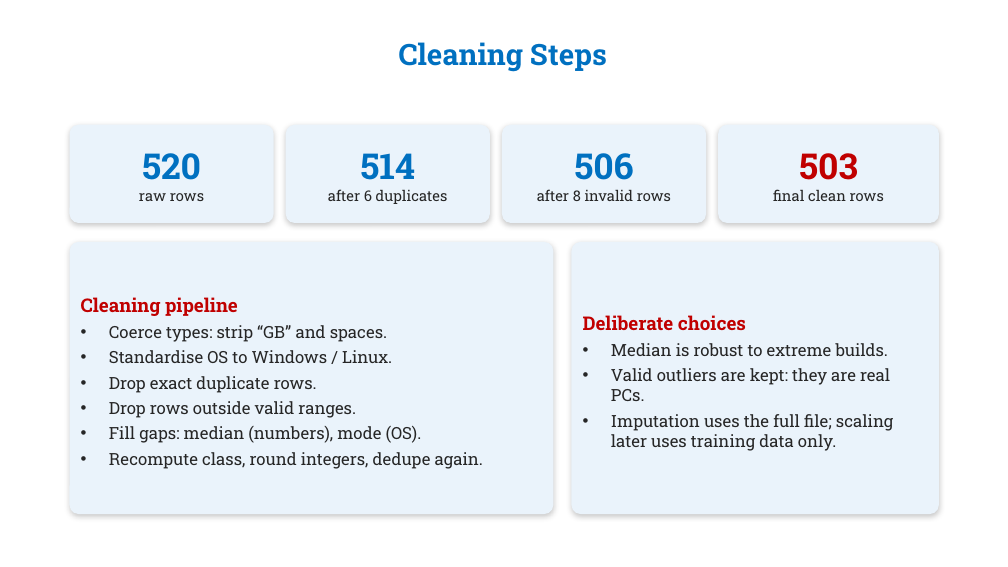
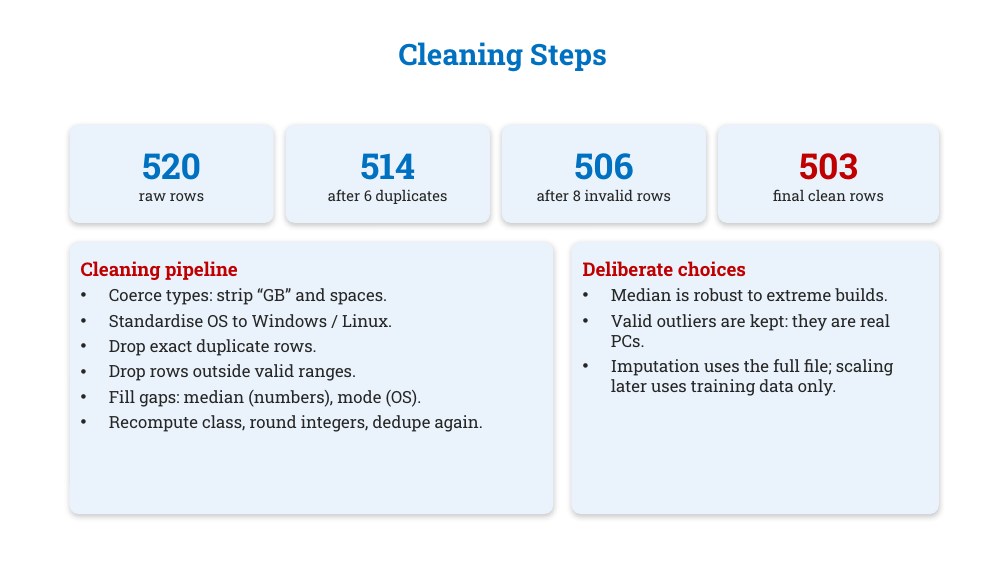
Before and after one commit to Sashankdeva/PC_Performance_Predictor, a slide deck: slide 8 of PC_Performance_Predictor_ML_Review.pptx. Drawn at 1008x567 pixels with LibreOffice and Linux fonts; fonts in the diff are those of the drawing; background and template pictures are left out. Boxes give left, top, right and bottom in pixels: in the first picture for what was removed or moved away, otherwise in the second. Text is boxed around its words. In the diff, an @@ line names an element or a change of style, - is before the commit and + after.

```diff
--- a/PC_Performance_Predictor_ML_Review.pptx
+++ b/PC_Performance_Predictor_ML_Review.pptx
@@ rounded rectangle "Cleaning pipeline" at bbox=[70, 242, 554, 514]: vertical alignment middle to top @@
@@ rounded rectangle "Deliberate choices" at bbox=[572, 242, 939, 514]: vertical alignment middle to top @@
```
Also in this commit, not shown: 22 other slides changed, 1 slide added, 4 other files.
